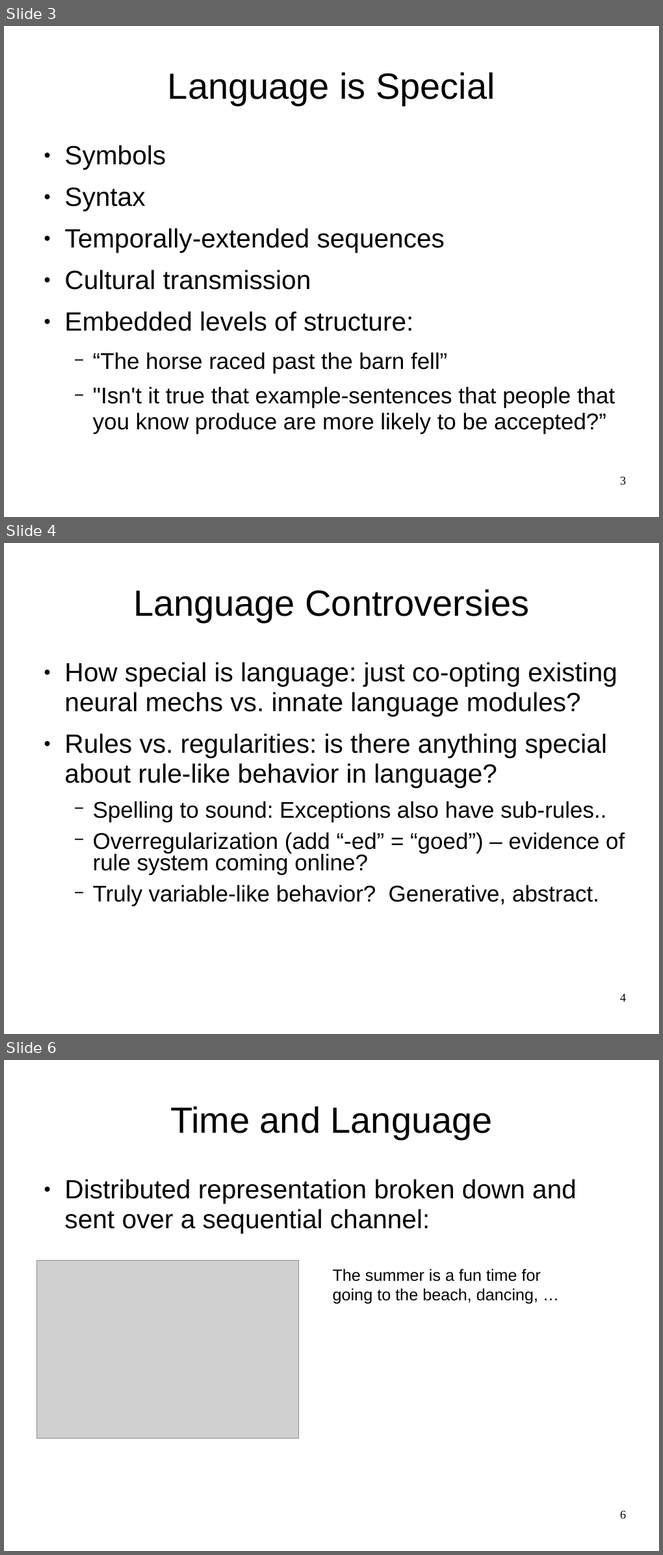
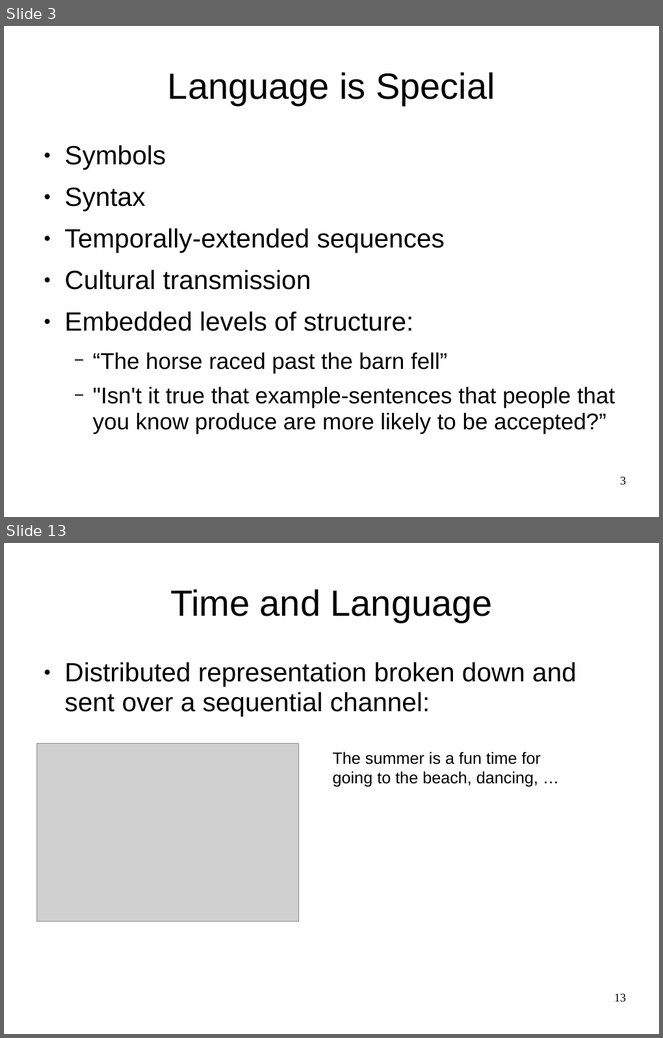
Before and after one commit to ccnlab/teaching, a slide deck: genpsych/randy_slides/oreilly_genpsych_language.pptx. Shown one above the other, each under a label of ours: slides 3, 4 and 6 before the commit, slides 3 and 13 after it; the slides between them are not shown. The pictures are 663x1555 and 663x1038 pixels, drawn with LibreOffice and Linux fonts; fonts in the diff are those of the drawing; grey boxes stand for pictures; background and template pictures are left out. Boxes give left, top, right and bottom in pixels: in the first picture for what was removed or moved away, otherwise in the second. Text is boxed around its words. In the diff, an @@ line names an element or a change of style, - is before the commit and + after.

```diff
--- a/genpsych/randy_slides/oreilly_genpsych_language.pptx
+++ b/genpsych/randy_slides/oreilly_genpsych_language.pptx
@@ slide 4 removed at <box>4,543,659,1034</box>, background picture (left out) @@
@@ title removed at <box>133,589,530,622</box> @@
-Language Controversies
@@ text removed at <box>64,662,625,906</box> @@
-● How special is language: just co-opting existing neural mechs vs. innate language modules?
-● Rules vs. regularities: is there anything special about rule-like behavior in language?
-  − Spelling to sound: Exceptions also have sub-rules..
-  − Overregularization (add “-ed” = “goed”) – evidence of rule system coming online?
-  − Truly variable-like behavior? Generative, abstract.
@@ page number removed at <box>620,994,626,1002</box> @@
-4
@@ what was slide 6 is now slide 13 @@
@@ page number at <box>614,994,626,1002</box>: text changed @@
-6
+13
```
Also in this commit, not shown: 3 slides changed, 8 slides added, 17 other slides removed.
